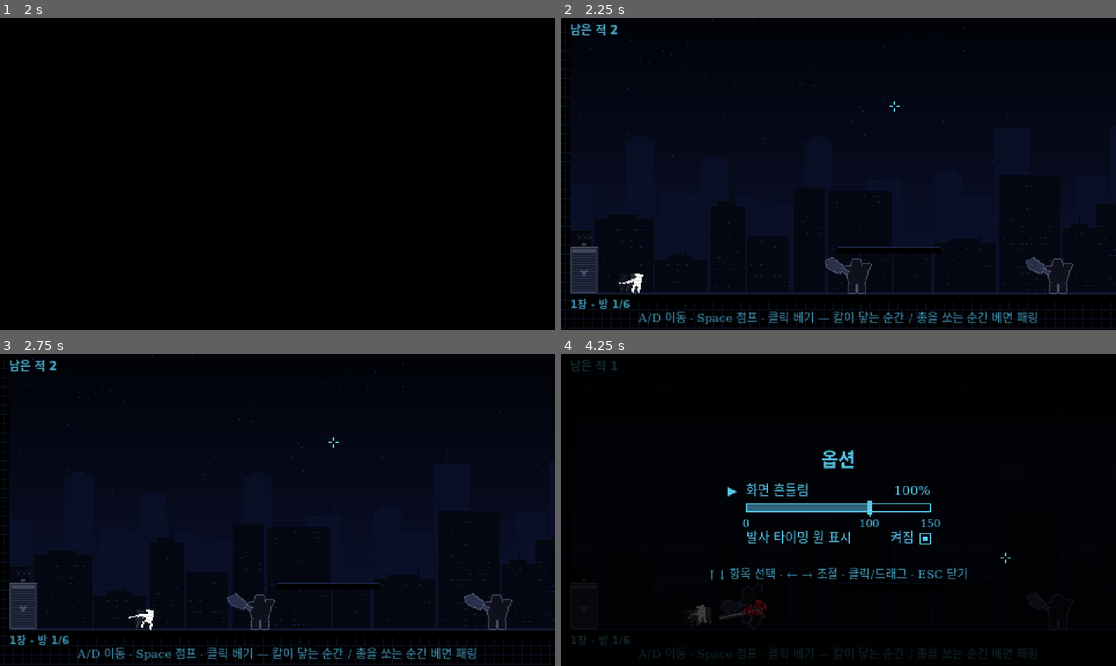
Above: before the commit, frames 1-4 (two rows, left to right).
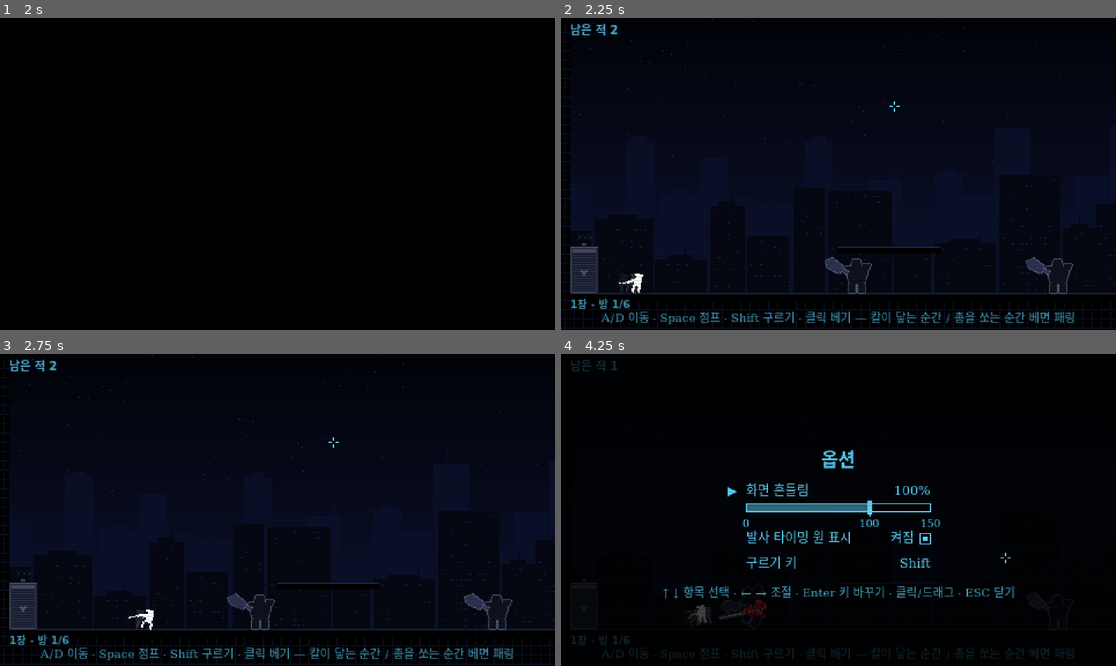
Above: after the commit, the same moments.

Repository: sinsiu60/vampire
Game: Godot game, scene res://scenes/Boot.tscn
Two runs of this game, one before a commit and one after it. Both use one fixed random seed, a clock stepped at 60 frames per second and the inputs below.
Inputs (mouse positions are in pixels of both pictures, inside the frame that each line leads up to):
- Up to frame 1 (2 s): tap Enter at 0.5, 1.55 s; move the mouse to (399, 158) at 0.52 s; press the mouse at (399, 158) at 0.53 s; hold D (move_right) 0.53-1.28 s; tap Space (jump) at 0.77, 1.07, 1.52, 1.82 s; tap Shift (roll, bound only after the commit) at 0.8, 1.35 s; tap R (restart) at 1.25 s; move the mouse to (166, 189) at 1.27 s; release the mouse at (166, 189) at 1.28 s; hold Down from 1.28 s (still down)
- Up to frame 2 (2.25 s): move the mouse to (894, 105) at 2.02 s; release Down at 2.03 s; hold D (move_right) from 2.03 s (still down); tap Enter at 2.1 s
- Up to frame 3 (2.75 s): keep holding D (move_right); tap Keypad Enter at 2.3 s
- Up to frame 4 (4.25 s): move the mouse to (810, 572) at 2.77 s; release D (move_right) at 2.78 s; hold Up 2.78-3.53 s; tap Keypad Enter at 2.85 s; tap Space (jump) at 3.02, 3.05, 3.32 s; move the mouse to (1005, 556) at 3.52 s; hold A (move_left) from 3.53 s (still down); hold Space (jump) from 3.53 s (still down); click (1005, 556) at 3.8 s; tap Escape (menu) at 4.15 s

Frame 1 is identical in both runs. In frame 2, 1.6% of the frame differs, in the area x 7-93%, y 93-99%; in frame 3, 1.6%; in frame 4, 2.1%, in the area x 7-93%, y 64-98%.

Commit message:
Boss fix step 1: player roll
- New "roll" input (Shift), rebindable from the ESC options menu and
  saved in settings.cfg.
- Roll 64px over 0.30 s in the move direction (or facing), 0.25 s
  invincibility, 0.40 s cooldown after it ends, ground only. Shots,
  melee, shockwaves and purple attacks pass through while invincible,
  including a shot still waiting in the late parry window.
- Slash/parry input ignored while rolling; slashing is available the
  moment the roll ends.
- Curled spinning body, ghosts every 0.04 s, floor dust; roll.wav or
  dash_whoosh at pitch 1.3, silent if neither exists.

Co-Authored-By: Claude Opus 5.5 <noreply@anthropic.com>
Claude-Session: https://claude.ai/code/session_01Hw7CUmAL3io1FzSxzDnmmR

Diff:
--- a/blank/project.godot
+++ b/blank/project.godot
@@ -66,6 +66,11 @@
 "events": [Object(InputEventKey,"resource_local_to_scene":false,"resource_name":"","device":-1,"window_id":0,"alt_press …(190 unchanged characters)…
 ]
 }
+roll={
+"deadzone": 0.5,
+"events": [Object(InputEventKey,"resource_local_to_scene":false,"resource_name":"","device":-1,"window_id":0,"alt_pressed":false,"shift_pressed":false,"ctrl_pressed":false,"meta_pressed":false,"pressed":false,"keycode":0,"physical_keycode":4194325,"key_label":0,"unicode":0,"location":0,"echo":false,"script":null)
+]
+}
 menu={
 "deadzone": 0.5,
 "events": [Object(InputEventKey,"resource_local_to_scene":false,"resource_name":"","device":-1,"window_id":0,"alt_press …(195 unchanged characters)…
--- a/blank/scripts/HUD.gd
+++ b/blank/scripts/HUD.gd
@@ -55,7 +55,7 @@
 	# 조작 안내 (첫 판 몇 초)
 	if play_t < Config.hint_time:
 		var a := 0.75 * clampf(Config.hint_time - play_t, 0.0, 1.0)
-		Fonts.text(self, "A/D 이동 · Space 점프 · 클릭 베기 — 칼이 닿는 순간 / 총을 쏘는 순간 베면 패링",
+		Fonts.text(self, "A/D 이동 · Space 점프 · %s 구르기 · 클릭 베기 — 칼이 닿는 순간 / 총을 쏘는 순간 베면 패링" % Settings.roll_key_name(),
 			Vector2(W / 2.0, H - 10), 10, Color(ui, a), "center")
 	# 출구 열림 · CLEAR (출구 없는 옛 테스트 방) · 장 클리어 · 사망
 	var t: float = main.open_msg_t
--- a/blank/scripts/Main.gd
+++ b/blank/scripts/Main.gd
@@ -403,7 +403,7 @@
 	var end := raycast_wall(from, angle, dist)
 	var res := { "pos": end, "wall": end.distance_to(from) < dist - 0.5, "player": false, "enemy": null }
 	var best := 2.0
-	if hit_player and not player.dead:
+	if hit_player and not player.dead and not player.is_invincible():   # 구르기 무적이면 탄이 통과
 		var pad: float = Config.shot.PLAYER_HIT_PAD
 		# 판정 창 안에서 막 벤 칼은 칼날이 닿는 범위까지 탄을 받아냄 (베기 돌진으로 조준선에서 살짝 비껴도 패링)
 		if player.is_slashing() and not player.slash_used and player.slash_t <= Config.shot.PARRY_EARLY + 1e-6:
@@ -479,7 +479,7 @@
 			s.done = true
 			continue
 		var ts := p.last_slash_t
-		if s.parryable and not p.slash_used and ts >= s.fire_t - Sh.PARRY_EARLY - eps and ts <= s.fire_t + Sh.PARRY_LATE + eps:
+		if s.parryable and not p.slash_used and not p.is_rolling() and ts >= s.fire_t - Sh.PARRY_EARLY - eps and ts <= s.fire_t + Sh.PARRY_LATE + eps:
 			s.done = true
 			# 도탄: 탄이 날아오는 쪽 ±DIRECTIONAL_PARRY_ANGLE 로 베어야 함. 다른 방향 = 실패
 			if s.has("incoming") and absf(angle_difference(p.slash_angle, s.incoming)) > deg_to_rad(Config.shot.DIRECTIONAL_PARRY_ANGLE):
@@ -931,7 +931,8 @@
 
 
 func _kill_player(angle: float) -> void:
-	if player.dead:
+	# 구르기 무적: 히트스캔 · 근접 · 충격파 · 보라색 공격 모두 통과
+	if player.dead or player.is_invincible():
 		return
 	pending_shots.clear()
 	seq.cancel()
--- a/blank/scripts/Menu.gd
+++ b/blank/scripts/Menu.gd
@@ -3,12 +3,14 @@
 ## ESC 옵션 메뉴: 게임 정지(소리도 일시정지), 흔들림만 미리보기로 재생.
 ##  ▶ 화면 흔들림 0 ~ 150% (5% 단위, ← → 10%, 마우스 클릭/드래그) — 바꾸면 그 강도로 흔들림 미리보기
 ##  ▶ 발사 타이밍 원 표시 켜기/끄기 (끄면 숙련자용 하드 모드)
+##  ▶ 구르기 키 (Enter / 클릭 → 다음에 누른 키로 바뀜, ESC 취소)
 ## ↑ ↓ 항목 선택 · ESC 닫기 (닫을 때 저장)
 
 var main: Node
 var open := false
-var row := 0                     # 0 = 화면 흔들림, 1 = 발사 타이밍 원
+var row := 0                     # 0 = 화면 흔들림, 1 = 발사 타이밍 원, 2 = 구르기 키
 var _drag := false
+var _waiting_key := false        # 구르기 키 바꾸기: 다음 키 입력을 기다리는 중
 
 
 func _ready() -> void:
@@ -25,9 +27,14 @@
 	return Rect2(Config.view.w / 2.0 - 80, Config.view.h / 2.0 + 18, 160, 14)
 
 
+func key_rect() -> Rect2:
+	return Rect2(Config.view.w / 2.0 - 80, Config.view.h / 2.0 + 40, 160, 14)
+
+
 func set_open(v: bool) -> void:
 	open = v
 	_drag = false
+	_waiting_key = false
 	Debug.menu_open = v
 	get_tree().paused = v or Debug.step
 	Audio.pause_all(v)
@@ -37,6 +44,14 @@
 
 
 func _input(event: InputEvent) -> void:
+	# 구르기 키 바꾸기: 다음에 누른 키 (ESC = 취소)
+	if open and _waiting_key and event is InputEventKey and event.pressed and not event.echo:
+		if event.physical_keycode != KEY_ESCAPE:
+			Settings.set_roll_key(event.physical_keycode)
+		_waiting_key = false
+		get_viewport().set_input_as_handled()
+		queue_redraw()
+		return
 	if event.is_action_pressed("menu") and not event.is_echo():
 		set_open(not open)
 		get_viewport().set_input_as_handled()
@@ -45,15 +60,17 @@
 		return
 	var before := Settings.shake
 	match event.physical_keycode:
-		KEY_UP, KEY_W: row = 0
-		KEY_DOWN, KEY_S: row = 1
+		KEY_UP, KEY_W: row = maxi(0, row - 1)
+		KEY_DOWN, KEY_S: row = mini(2, row + 1)
 		KEY_LEFT, KEY_A, KEY_RIGHT, KEY_D, KEY_SPACE, KEY_ENTER, KEY_KP_ENTER:
 			var dir := -1 if event.physical_keycode in [KEY_LEFT, KEY_A] else 1
 			if row == 0:
 				if event.physical_keycode in [KEY_LEFT, KEY_A, KEY_RIGHT, KEY_D]:
 					Settings.set_shake(Settings.shake + 0.1 * dir)
-			else:
+			elif row == 1:
 				Settings.approach = not Settings.approach
+			elif event.physical_keycode in [KEY_ENTER, KEY_KP_ENTER, KEY_SPACE]:
+				_waiting_key = true
 	get_viewport().set_input_as_handled()
 	_after_change(before)
 
@@ -68,6 +85,9 @@
 		if tg.has_point(m):
 			Settings.approach = not Settings.approach
 			row = 1
+		if key_rect().has_point(m):
+			row = 2
+			_waiting_key = true
 		var sl := slider_rect()
 		if sl.grow_individual(6, 8, 6, 8).has_point(m):
 			_drag = true
@@ -98,7 +118,9 @@
 	var tg := toggle_rect()
 	draw_rect(Rect2(0, 0, W, H), Color(0, 0, 0, 0.75))
 	Fonts.text(self, "옵션", Vector2(W / 2.0, H / 2.0 - 44), 16, ui, "center", false, true)
-	Fonts.text(self, "▶", Vector2(sl.position.x - 6, sl.position.y - 10 if row == 0 else tg.position.y + 7), 11, ui, "right")
+	var kr := key_rect()
+	var arrow_y: float = [sl.position.y - 10, tg.position.y + 7, kr.position.y + 7][row]
+	Fonts.text(self, "▶", Vector2(sl.position.x - 6, arrow_y), 11, ui, "right")
 	Fonts.text(self, "화면 흔들림", Vector2(sl.position.x, sl.position.y - 10), 11, ui)
 	Fonts.text(self, "%d%%" % roundi(Settings.shake * 100), Vector2(sl.end.x, sl.position.y - 10), 11, ui, "right")
 	# 슬라이더 (0 ~ 150%, 100% 위치에 눈금)
@@ -119,4 +141,9 @@
 	Fonts.text(self, "켜짐" if Settings.approach else "꺼짐", Vector2(tg.end.x - 14, tg.position.y + 7), 11, ui, "right")
 	if not Settings.approach:
 		Fonts.text(self, "숙련자용 하드 모드", Vector2(tg.end.x, tg.position.y + 20), 9, Color(ui, 0.7), "right")
-	Fonts.text(self, "↑ ↓ 항목 선택 · ← → 조절 · 클릭/드래그 · ESC 닫기", Vector2(W / 2.0, H / 2.0 + 56), 10, Color(ui, 0.8), "center")
+	# 구르기 키
+	Fonts.text(self, "구르기 키", Vector2(kr.position.x, kr.position.y + 7), 11, ui)
+	var kname := "키를 누르세요" if _waiting_key else Settings.roll_key_name()
+	Fonts.text(self, kname, Vector2(kr.end.x, kr.position.y + 7), 11, ui if not _waiting_key else Config.colors.parry, "right")
+	var help := "새 구르기 키를 누르세요 · ESC 취소" if _waiting_key else "↑ ↓ 항목 선택 · ← → 조절 · Enter 키 바꾸기 · 클릭/드래그 · ESC 닫기"
+	Fonts.text(self, help, Vector2(W / 2.0, H / 2.0 + 72), 10, Color(ui, 0.8), "center")
--- a/blank/scripts/Player.gd
+++ b/blank/scripts/Player.gd
@@ -1,7 +1,7 @@
 extends CharacterBody2D
 class_name Player
 const CG := preload("res://scripts/boss/CheolgyeonConfig.gd")   # 반격 베기 자동 돌진 수치
-## 플레이어: 이동 · 가변 점프(코요테 타임 + 점프 버퍼) · 마우스 방향 베기 + 돌진 · 흰 실루엣 그리기
+## 플레이어: 이동 · 가변 점프(코요테 타임 + 점프 버퍼) · 마우스 방향 베기 + 돌진 · 구르기 (Shift) · 흰 실루엣 그리기
 ## 노드 원점 = 발 중앙. 충돌 박스는 Config.player 의 w×h 로 _ready 에서 맞춤.
 
 signal slashed(angle: float)     ## 베기 시작 (효과음·패링 판정이 듣는다)
@@ -28,6 +28,16 @@
 var _stun := 0.0                 # 경직 남은 시간 (철견이 막으면 0.2초) — 그동안 조작 불가
 var counter_lunges := 0          ## 반격 베기 자동 돌진 횟수 (테스트 · 디버그)
 
+# ---- 구르기 (Config.roll): 이동 방향(없으면 바라보는 방향)으로 64px · 0.3초, 처음 0.25초 무적, 바닥에서만
+var roll_enabled := true         ## 피날레 결투처럼 받아치기만 하는 곳에서 끔
+var rolls := 0                   ## 구른 횟수 (테스트 · 디버그)
+var _roll_t := -1.0              # 구르기 경과 (-1 = 구르는 중 아님)
+var _roll_dir := 1
+var _roll_cd := 0.0              # 다음 구르기까지 (구르기가 끝난 뒤부터 셈)
+var _roll_ghost := 0.0
+var _roll_dust := 0.0
+var _queued_roll := false        # 히트스톱 중 누른 구르기
+
 # ---- 이동
 var _coyote := 0.0
 var _jump_buf := 0.0
@@ -140,7 +150,9 @@
 	# 히트스톱 중: 아무것도 하지 않고 입력만 모아 둠 (프로토타입처럼 멈춘 동안 누른 클릭도 살림)
 	var ctl := not input_locked and _stun <= 0.0
 	if TimeManager.frozen:
-		if ctl and Input.is_action_just_pressed("slash"):
+		if ctl and Input.is_action_just_pressed("roll"):
+			_queued_roll = true
+		if ctl and Input.is_action_just_pressed("slash") and not is_rolling():
 			_queued_slash = true
 		if ctl and Input.is_action_just_pressed("jump"):
 			_jump_buf = c.jump_buffer
@@ -150,6 +162,18 @@
 	# ---- 베기 타이머 · 헛스윙 · 경직
 	_slash_cd = maxf(0.0, _slash_cd - delta)
 	_stun = maxf(0.0, _stun - delta)
+	_roll_cd = maxf(0.0, _roll_cd - delta)
+	# ---- 구르기 중: 이동 · 점프 · 베기(패링) 입력은 무시
+	if is_rolling():
+		_roll_tick(delta, was_on_floor)
+		return
+	var want_roll := (Input.is_action_just_pressed("roll") or _queued_roll) and ctl
+	_queued_roll = false
+	if want_roll and roll_enabled and was_on_floor and _roll_cd <= 0.0 and _dash_t <= 0.0:
+		var rx := int(Input.is_action_pressed("move_right")) - int(Input.is_action_pressed("move_left"))
+		_start_roll(rx)
+		_roll_tick(delta, was_on_floor)
+		return
 	if is_slashing():
 		slash_t += delta
 		# 패링 창(PARRY_EARLY)과 직접 베기 판정(hit_time)이 끝날 때까지 아무것도 못 쳤으면 잠시 베기 불가
@@ -235,6 +259,70 @@
 		return {}
 	var dist := maxf(0.0, to.length() - CG.COUNTER_STOP)
 	return { "angle": to.angle(), "speed": dist / CG.COUNTER_LUNGE_TIME }
+
+
+func is_rolling() -> bool:
+	return _roll_t >= 0.0
+
+
+## 구르기 무적 중인가 (히트스캔 탄 · 근접 공격 · 충격파 · 보라색 공격 모두 통과)
+func is_invincible() -> bool:
+	return _roll_t >= 0.0 and _roll_t < Config.roll.ROLL_IFRAME
+
+
+func _start_roll(dir: int) -> void:
+	_roll_t = 0.0
+	_roll_dir = dir if dir != 0 else facing
+	facing = _roll_dir
+	# 베던 중이면 끊음 (구르기 중엔 패링 판정 없음)
+	slash_t = -1.0
+	_trail = {}
+	_queued_slash = false
+	_jump_buf = 0.0
+	_jumping = false
+	_roll_ghost = 0.0
+	_roll_dust = 0.0
+	rolls += 1
+	Audio.roll()
+	_roll_dust_puff(5)
+
+
+## 구르는 한 틱: 일정한 속도로 굴러감 (중력은 그대로), 0.04초마다 잔상, 바닥 먼지
+func _roll_tick(delta: float, was_on_floor: bool) -> void:
+	var R: Dictionary = Config.roll
+	var c: Dictionary = Config.player
+	_roll_t += delta
+	velocity.x = _roll_dir * R.ROLL_DISTANCE / R.ROLL_TIME
+	velocity.y = minf(velocity.y + c.gravity * delta, c.max_fall)
+	_roll_ghost -= delta
+	if _roll_ghost <= 0.0:
+		_roll_ghost = R.GHOST_EVERY
+		_ghosts.append({ "pos": global_position, "parts": body_parts(), "t": 0.0, "strong": true })
+	_roll_dust -= delta
+	if _roll_dust <= 0.0 and is_on_floor():
+		_roll_dust = R.DUST_EVERY
+		_roll_dust_puff(2)
+	var vy := velocity.y
+	move_and_slide()
+	_animate(delta, was_on_floor, vy, false)
+	if _roll_t >= R.ROLL_TIME:
+		# 끝나는 즉시 베기 가능
+		_roll_t = -1.0
+		_roll_cd = R.ROLL_COOLDOWN
+		_slash_cd = 0.0
+		velocity.x *= 0.35
+	queue_redraw()
+
+
+func _roll_dust_puff(n: int) -> void:
+	var main := get_tree().get_first_node_in_group("game")
+	if main == null:
+		return
+	var dust: Array = Config.colors.dust
+	for i in n:
+		var v := randf_range(30.0, 80.0)
+		main.effects.spawn(global_position + Vector2(-_roll_dir * 3.0 + randf_range(-2, 2), -1.0),
+			Vector2(-_roll_dir * v, -randf_range(10.0, 40.0)), randf_range(0.2, 0.35), dust[i % dust.size()], { "size": 2.0, "grav": 90.0 })
 
 
 ## 경직: sec 초 동안 조작 불가 + push 속도로 밀려남 (철견이 칼을 막았을 때)
@@ -317,7 +405,7 @@
 	_tick += 1
 	# 잔상: 돌진(또는 아주 빠를 때)은 매 틱 진하게, 전력 질주는 몇 틱마다 옅게
 	var sp := velocity.length()
-	var dashing: bool = _dash_t > 0.0 or sp > c.run_speed * 1.4
+	var dashing: bool = (_dash_t > 0.0 or sp > c.run_speed * 1.4) and not is_rolling()
 	if dashing or (is_on_floor() and absf(velocity.x) > c.run_speed * 0.9 and _tick % int(a.ghost_every_run) == 0):
 		_ghosts.append({ "pos": global_position, "parts": body_parts(), "t": 0.0, "strong": dashing })
 	for gh in _ghosts:
@@ -408,6 +496,18 @@
 func body_parts() -> Array:
 	var col: Color = Config.colors.player
 	var sh := []
+	# 구르기: 몸을 둥글게 말아 회전
+	if is_rolling():
+		var u: float = clampf(_roll_t / Config.roll.ROLL_TIME, 0.0, 1.0)
+		var rot: float = u * TAU * Config.roll.SPIN * _roll_dir
+		sh.append(["rect", Rect2(-4, -4, 8, 8)])          # 웅크린 몸
+		sh.append(["rect", Rect2(-3, -5, 6, 1)])
+		sh.append(["rect", Rect2(-3, 4, 6, 1)])
+		sh.append(["rect", Rect2(-5, -3, 1, 6)])
+		sh.append(["rect", Rect2(4, -3, 1, 6)])
+		sh.append(["rect", Rect2(1, -7, 4, 3)])           # 머리
+		sh.append(["rect", Rect2(-5, 1, 2, 1)])           # 칼집
+		return [{ "xf": Transform2D(rot, Vector2(0, -5)), "shapes": sh, "body": col, "rim": Color(0, 0, 0, 0) }]
 	if not is_on_floor():
 		var tuck := 1 if velocity.y < 0.0 else 0
 		sh.append(["rect", Rect2(-3, -6, 2, 5 - tuck)])
--- a/blank/scripts/autoload/Audio.gd
+++ b/blank/scripts/autoload/Audio.gd
@@ -12,7 +12,7 @@
 const FILES := ["gun_fire", "parry_chang", "slowmo_in", "slowmo_loop", "time_return", "kill_sound", "door_open", "door_boss", "boss_intro", "boss_armor",
 	"gun_cock", "quickdraw", "pistol_whip", "execute", "stagger", "explosion", "flashbang", "thunder", "rain_loop"]
 # 있으면 쓰고 없으면 조용히 무음 (경고 없음)
-const OPTIONAL := ["dash_whoosh", "slide", "jump", "grenade_pin"]
+const OPTIONAL := ["dash_whoosh", "slide", "jump", "grenade_pin", "roll"]
 ## 파일 안에서 가장 큰 소리 위치 (초) — play_synced 가 이만큼 일찍 재생해 타격 순간에 맞춤
 const PEAKS := {
 	"gun_cock": 0.07, "quickdraw": 0.22, "pistol_whip": 0.12, "execute": 0.0, "stagger": 0.0,
@@ -25,6 +25,7 @@
 	"stagger": "SFX_STAGGER", "explosion": "SFX_EXPLOSION", "flashbang": "SFX_FLASHBANG", "thunder": "SFX_THUNDER",
 	"rain_loop": "SFX_RAIN", "gun_fire": "SFX_GUN", "parry_chang": "SFX_PARRY", "boss_armor": "SFX_BOSS_ARMOR",
 	"boss_intro": "SFX_BOSS_INTRO", "kill_sound": "SFX_KILL", "dash_whoosh": "SFX_DASH", "slide": "SFX_SLIDE", "jump": "SFX_JUMP",
+	"roll": "SFX_ROLL",
 }
 const POOL_SIZE := 16
 const WORLD_BUS := "World"       # 효과음 대부분 — 섬광탄 동안 로우패스 (귀가 멍함)
@@ -300,6 +301,15 @@
 func boss_armor(pitch := 1.0) -> void:
 	play("boss_armor", Config.audio.SFX_BOSS_ARMOR, pitch)
 
+## 플레이어 구르기: roll.wav → 없으면 dash_whoosh 피치 1.3 → 그것도 없으면 무음
+func roll() -> void:
+	var v: float = Config.audio.SFX_ROLL
+	if streams.has("roll"):
+		play("roll", v)
+	elif streams.has("dash_whoosh"):
+		play("dash_whoosh", v, Config.roll.FALLBACK_PITCH)
+
+
 func swing() -> void:
 	play("swing", 1.0, randf_range(0.88, 1.12))   # 프로토타입: 매번 음높이 ±12%
 
--- a/blank/scripts/autoload/Config.gd
+++ b/blank/scripts/autoload/Config.gd
@@ -47,6 +47,18 @@
 	"air_up_once": true,              # 공중에서 위로 돌진은 착지 전까지 1회만
 	"hit_time": 0.15,                 # 베기 시작 후 적 몸통을 직접 벨 수 있는 시간
 	"direct_kill": true,              # false 면 '패링으로만' 적을 죽일 수 있음
+}
+
+# ---------------------------------------------------------------- 구르기 (모든 스테이지 공통, 입력 "roll" = Shift — 옵션 메뉴에서 바꿀 수 있음)
+var roll := {
+	"ROLL_DISTANCE": 64.0,            # 구르는 거리 (px)
+	"ROLL_TIME": 0.30,                # 구르는 시간
+	"ROLL_IFRAME": 0.25,              # 시작부터 이 시간 동안 무적 (히트스캔 · 근접 · 충격파 · 보라색 공격 모두 통과)
+	"ROLL_COOLDOWN": 0.40,            # 구르기가 끝난 뒤 다음 구르기까지
+	"GHOST_EVERY": 0.04,              # 잔상 간격
+	"DUST_EVERY": 0.05,               # 바닥 먼지 간격
+	"SPIN": 1.0,                      # 구르는 동안 회전 수
+	"FALLBACK_PITCH": 1.3,            # roll.wav 가 없으면 dash_whoosh 를 이 피치로 (그것도 없으면 무음)
 }
 
 # ---------------------------------------------------------------- 적
@@ -257,6 +269,7 @@
 	"SFX_THUNDER": 0.7,               # thunder.wav (번개)
 	"SFX_RAIN": 0.35,                 # rain_loop.wav (보스방 빗소리, 반복)
 	"SFX_DASH": 0.8, "SFX_SLIDE": 0.8, "SFX_JUMP": 0.8,   # dash_whoosh · slide · jump.wav (아직 없음 → 무음)
+	"SFX_ROLL": 0.6,                  # roll.wav (플레이어 구르기, 없으면 dash_whoosh 피치 1.3 → 그것도 없으면 무음)
 	"MUFFLE_CUTOFF": 650.0,           # 먹먹함 (World 버스 로우패스) 차단 주파수 Hz
 	"GUN_PITCH": Vector2(0.95, 1.05),
 	"KILL_PITCH": Vector2(0.92, 1.08),
--- a/blank/scripts/autoload/Settings.gd
+++ b/blank/scripts/autoload/Settings.gd
@@ -22,6 +22,7 @@
 
 var shake := 1.0
 var approach := true
+var roll_key := KEY_SHIFT        ## 구르기 키 (물리 키 코드) — 옵션 메뉴에서 바꿈
 var juice := {}
 
 
@@ -30,6 +31,27 @@
 	for j in JUICE:
 		juice[j.key] = true
 	load_settings()
+	apply_roll_key()
+
+
+## 구르기 키를 입력 "roll" 에 반영 (project.godot 의 기본값 Shift 를 덮어씀)
+func apply_roll_key() -> void:
+	if not InputMap.has_action("roll"):
+		InputMap.add_action("roll")
+	InputMap.action_erase_events("roll")
+	var ev := InputEventKey.new()
+	ev.physical_keycode = roll_key as Key
+	InputMap.action_add_event("roll", ev)
+
+
+func set_roll_key(code: int) -> void:
+	roll_key = code
+	apply_roll_key()
+
+
+## 키 이름 (옵션 메뉴 표시)
+func roll_key_name() -> String:
+	return OS.get_keycode_string(roll_key as Key)
 
 
 func on(key: String) -> bool:
@@ -62,10 +84,12 @@
 	if v >= 0.0 and v <= 1.5:
 		shake = v
 	approach = bool(cf.get_value("options", "approach", true))
+	roll_key = int(cf.get_value("options", "roll_key", KEY_SHIFT))
 
 
 func save_settings() -> void:
 	var cf := ConfigFile.new()
 	cf.set_value("options", "shake", shake)
 	cf.set_value("options", "approach", approach)
+	cf.set_value("options", "roll_key", roll_key)
 	cf.save(PATH)
Not shown, changed: blank/README.md
